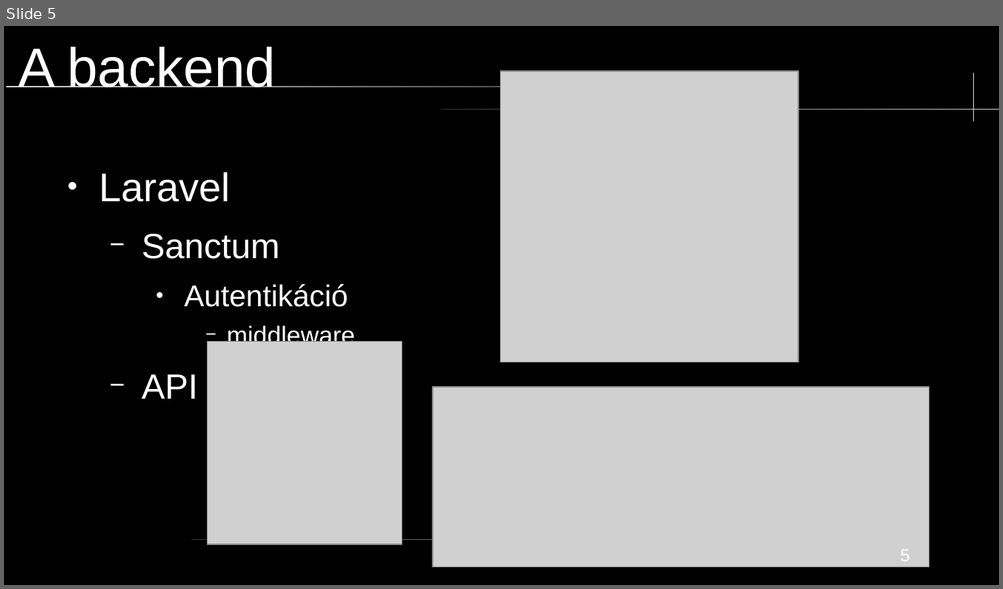
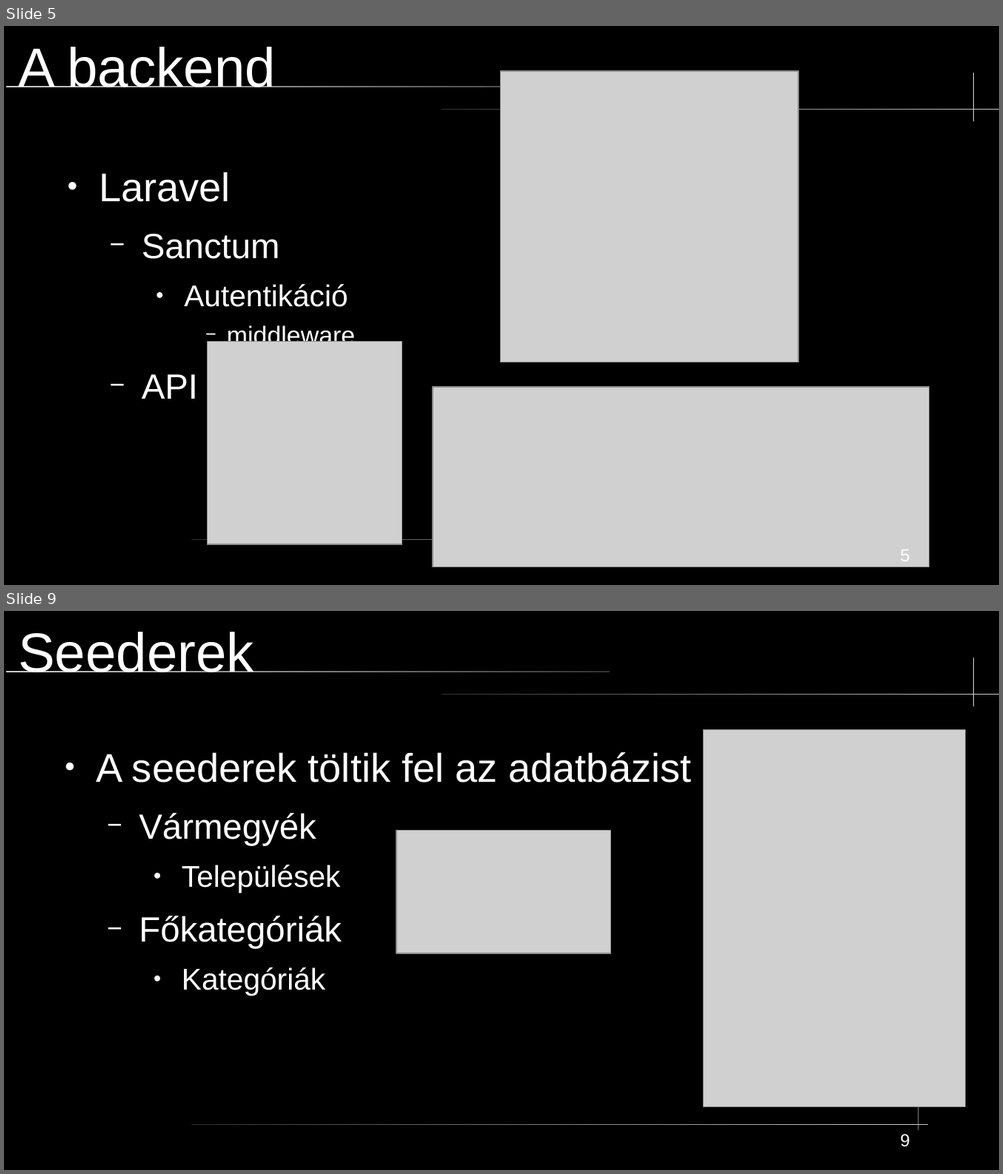
Before and after one commit to mikobalint-szbi/PawnHub, a slide deck: [Developer]/PPT/technikai prezentáció.odp. Shown one above the other, each under a label of ours: slide 5 before the commit, slides 5 and 9 after it; the slides between them are not shown. The pictures are 1003x589 and 1003x1174 pixels, drawn with LibreOffice and Linux fonts; fonts in the diff are those of the drawing; grey boxes stand for pictures. Boxes give left, top, right and bottom in pixels: in the first picture for what was removed or moved away, otherwise in the second. Text is boxed around its words. In the diff, an @@ line names an element or a change of style, - is before the commit and + after.

Commit message:
update presentation

```diff
--- a/[Developer]/PPT/technikai prezentáció.odp
+++ b/[Developer]/PPT/technikai prezentáció.odp
@@ slide 9 added at [4,611,999,1170], background #000000; not listed: 4 template elements that a slide beside it also shows @@
@@ title added at [18,632,254,672], 44 pt, text #FFFFFF @@
+Seederek
@@ picture added at [703,730,965,1108] @@
@@ text added at [96,752,691,996], 32 pt, text #FFFFFF @@
+● A seederek töltik fel az adatbázist
+  − Vármegyék
+    ● Települések
+  − Főkategóriák
+    ● Kategóriák
@@ picture added at [397,830,611,953] @@
@@ freeform shape added at [918,1096,919,1130], fill #CCCCCC @@
@@ page number added at [900,1134,910,1147], 14 pt, text #FFFFFF @@
+9
```
Also in this commit, not shown: 5 other slides added, 2 slides removed, 2 other files.
